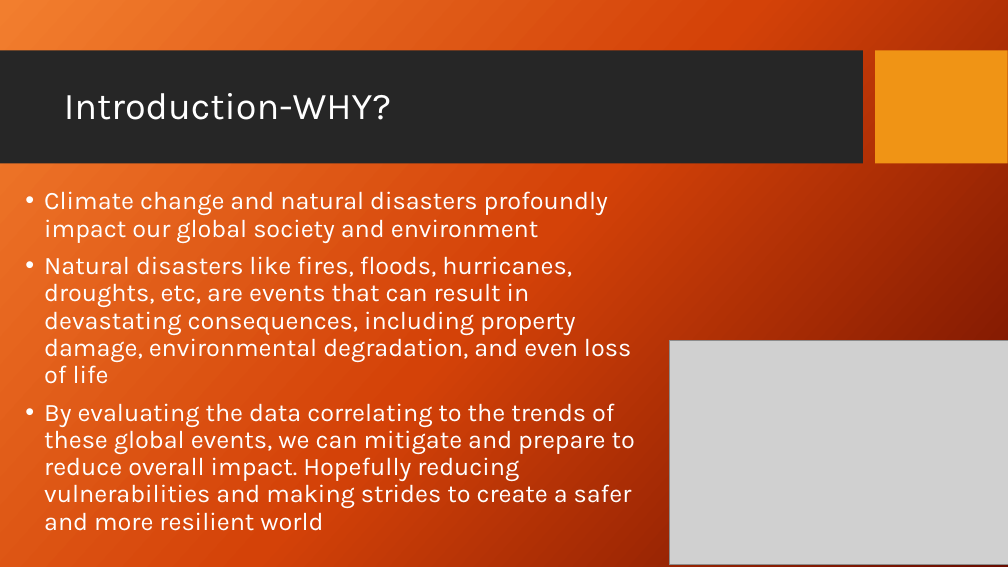
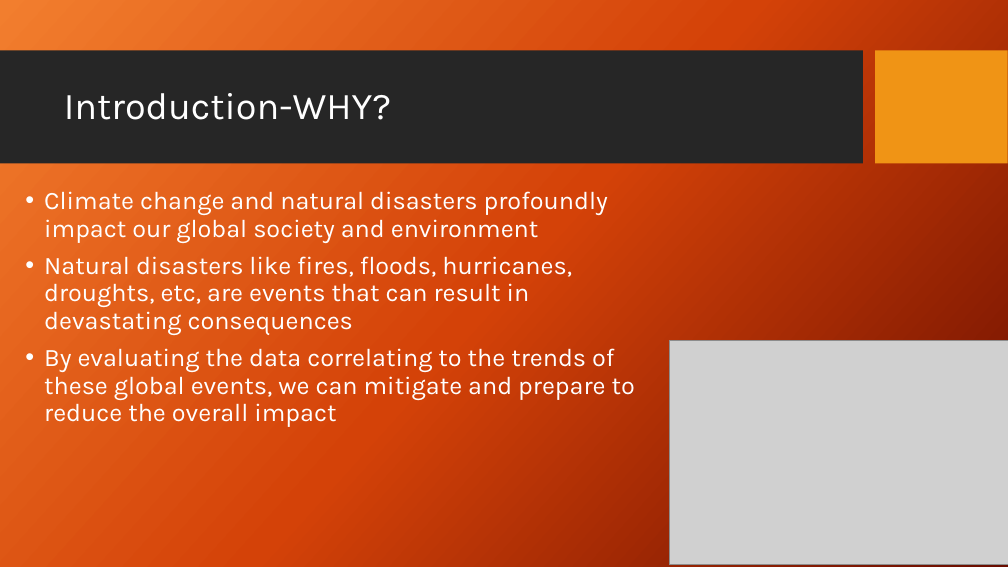
Before and after one commit to marlablanco/Project-3, a slide deck: slide 2 of Project-3.pptx. Drawn at 1008x567 pixels with LibreOffice and Linux fonts; fonts in the diff are those of the drawing; grey boxes stand for pictures; background and template pictures are left out. Boxes give left, top, right and bottom in pixels: in the first picture for what was removed or moved away, otherwise in the second. Text is boxed around its words. In the diff, an @@ line names an element or a change of style, - is before the commit and + after.

```diff
--- a/Project-3.pptx
+++ b/Project-3.pptx
@@ text at bbox=[44, 256, 635, 427]: text changed @@
-• Natural disasters like fires, floods, hurricanes, droughts, etc, are events that can result in devastating consequences, including property damage, environmental degradation, and even loss of life
-• By evaluating the data correlating to the trends of these global events, we can mitigate and prepare to reduce overall impact. Hopefully reducing vulnerabilities and making strides to create a safer and more resilient world
+• Natural disasters like fires, floods, hurricanes, droughts, etc, are events that can result in devastating consequences
+• By evaluating the data correlating to the trends of these global events, we can mitigate and prepare to reduce the overall impact
```
Also in this commit, not shown: 1 other slide changed.
